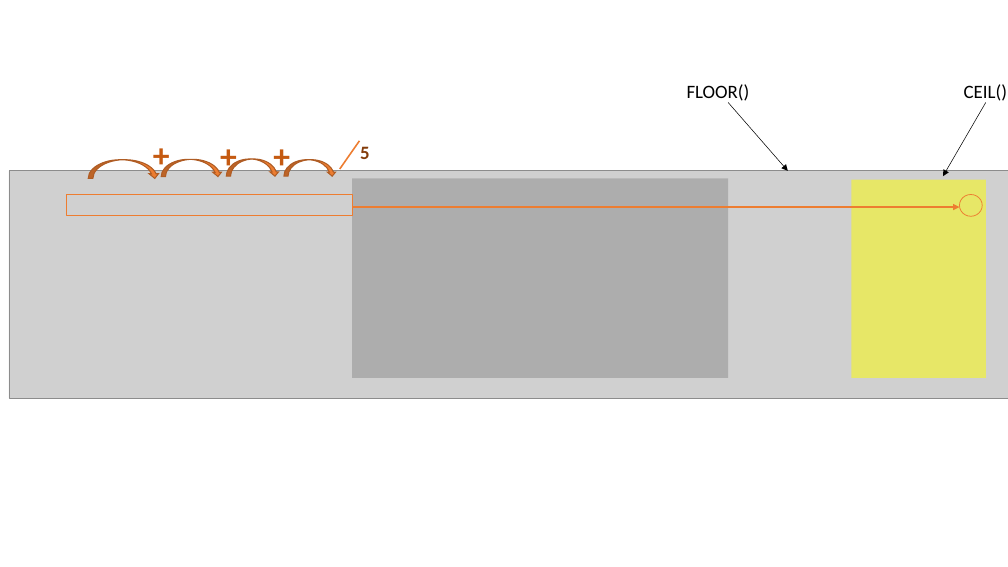
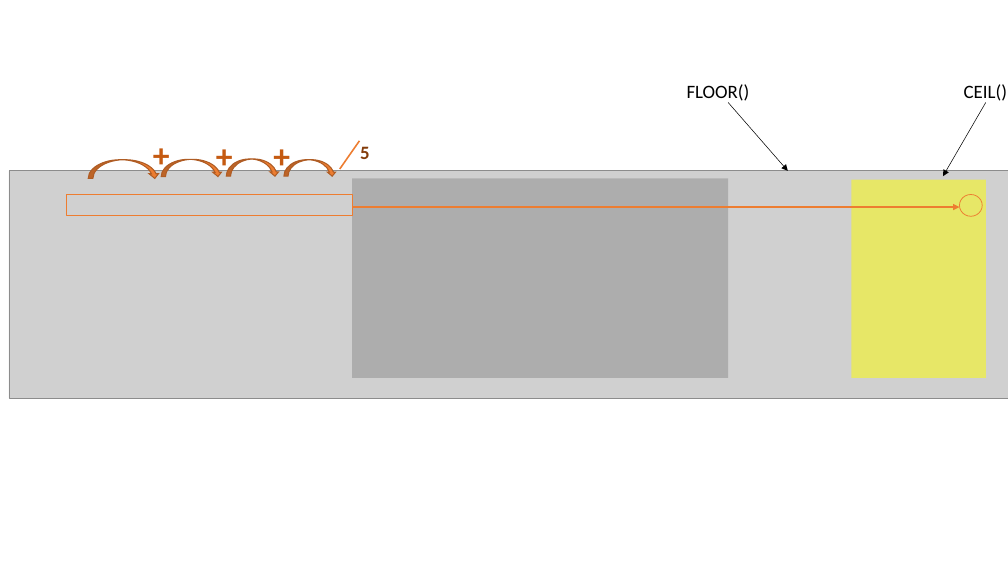
Before and after one commit to sastutorials/sastutorials.github.io, a slide deck: slide 8 of screenshots/imgs.pptx. Drawn at 1008x567 pixels with LibreOffice and Linux fonts; fonts in the diff are those of the drawing; grey boxes stand for pictures. Boxes give left, top, right and bottom in pixels: in the first picture for what was removed or moved away, otherwise in the second. Text is boxed around its words. In the diff, an @@ line names an element or a change of style, - is before the commit and + after.

```diff
--- a/screenshots/imgs.pptx
+++ b/screenshots/imgs.pptx
@@ text "+": place and size @@
-text "+" at (212, 132, 245, 180)
+text "+" at (209, 132, 241, 180)
```
Also in this commit, not shown: 2 slides added, 4 other files.
